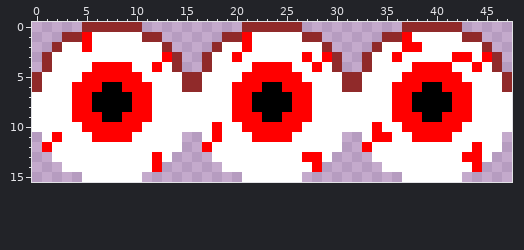
One commit to this pixel-art sprite: feed me/assets/eyeball_hurt.png. The picture above is the old version.
The file is 96x32 pixels, drawn in blocks of 2x2; one block is one cell here.
The result:
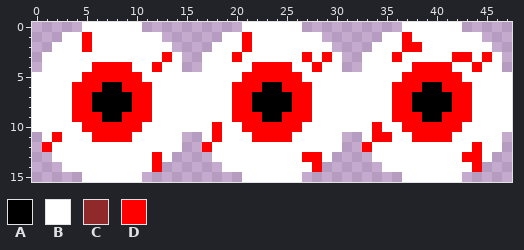
Palette (. is transparent): A #000000  B #ffffff  C #902a2a  D #ff0000
The exact change:
{"y":0,"x":5,"old":"CCCCCC","new":"BBBBBB"}
{"y":0,"x":21,"old":"CCCCCC","new":"BBBBBB"}
{"y":0,"x":37,"old":"CCCCCC","new":"BBBBBB"}
{"y":1,"x":3,"old":"CC","new":"BB"}
{"y":1,"x":11,"old":"CC","new":"BB"}
{"y":1,"x":19,"old":"CC","new":"BB"}
{"y":1,"x":27,"old":"CC","new":"BB"}
{"y":1,"x":35,"old":"CC","new":"BB"}
{"y":1,"x":43,"old":"CC","new":"BB"}
{"y":2,"x":2,"old":"C","new":"B"}
{"y":2,"x":13,"old":"C","new":"B"}
{"y":2,"x":18,"old":"C","new":"B"}
{"y":2,"x":29,"old":"C","new":"B"}
{"y":2,"x":34,"old":"C","new":"B"}
{"y":2,"x":45,"old":"C","new":"B"}
{"y":3,"x":1,"old":"C","new":"B"}
{"y":3,"x":14,"old":"C","new":"B"}
{"y":3,"x":17,"old":"C","new":"B"}
{"y":3,"x":30,"old":"C","new":"B"}
{"y":3,"x":33,"old":"C","new":"B"}
{"y":3,"x":46,"old":"C","new":"B"}
{"y":4,"x":1,"old":"C","new":"B"}
{"y":4,"x":14,"old":"C","new":"B"}
{"y":4,"x":17,"old":"C","new":"B"}
{"y":4,"x":30,"old":"C","new":"B"}
{"y":4,"x":33,"old":"C","new":"B"}
{"y":4,"x":46,"old":"C","new":"B"}
{"y":5,"x":0,"old":"C","new":"B"}
{"y":5,"x":15,"old":"CC","new":"BB"}
{"y":5,"x":31,"old":"CC","new":"BB"}
{"y":5,"x":47,"old":"C","new":"B"}
{"y":6,"x":0,"old":"C","new":"B"}
{"y":6,"x":15,"old":"CC","new":"BB"}
{"y":6,"x":31,"old":"CC","new":"BB"}
{"y":6,"x":47,"old":"C","new":"B"}
{"label":"changed","picture_box":[32,22,512,92]}
